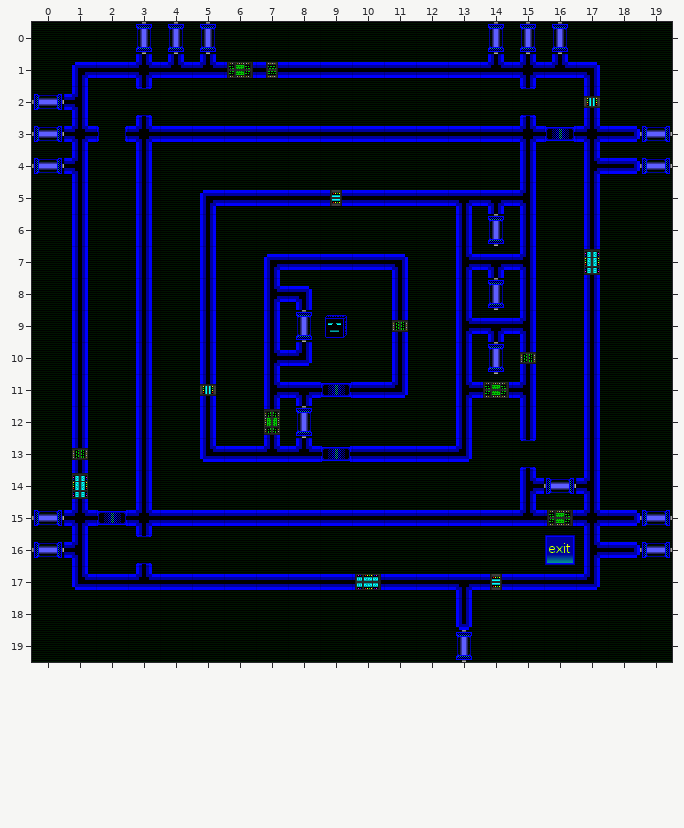
Level history. Tiled map: data/maps/level1.tmx. Above, as it was before the edit.
Cells are 32x32 px. Shown: x 0..19, y 0..19.
Once edited:
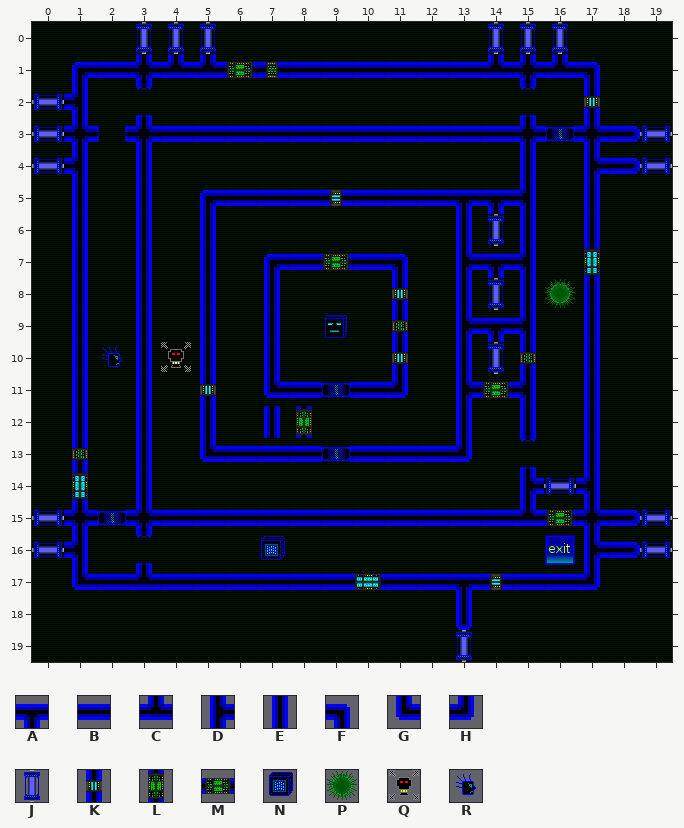
Key: from "alive": A 0, B 1, C 3, D 8, E 10, F 12, G 19, H 20, J 25, K 29, L 46, M 54, N 57, P 58, Q 59, R 64.
_ is an empty cell.
Objects are placed by their top-left corner, in cells (3,4 is the top-left corner of cell 3,4); size is 1x1 cell unless given.
The exact change:
Layer "map":
y 8: x 7..8 DF -> E_; x 11 E -> K
y 9: x 8 J -> _
y 10: x 7..8 DH -> E_; x 11 E -> K
y 11: x 7..8 DA -> GB
y 13: x 7..8 CC -> BB
Layer "objects":
added: M "term hello" at 9,7
added: P at 16,8
added: Q at 4,10
added: R "punk" at 2,10
changed: L "switch 2" at 7,12 -> L "switch 2" at 8,12
added: N "ice" at 7,16
removed: J "cap 5" at 8,12
